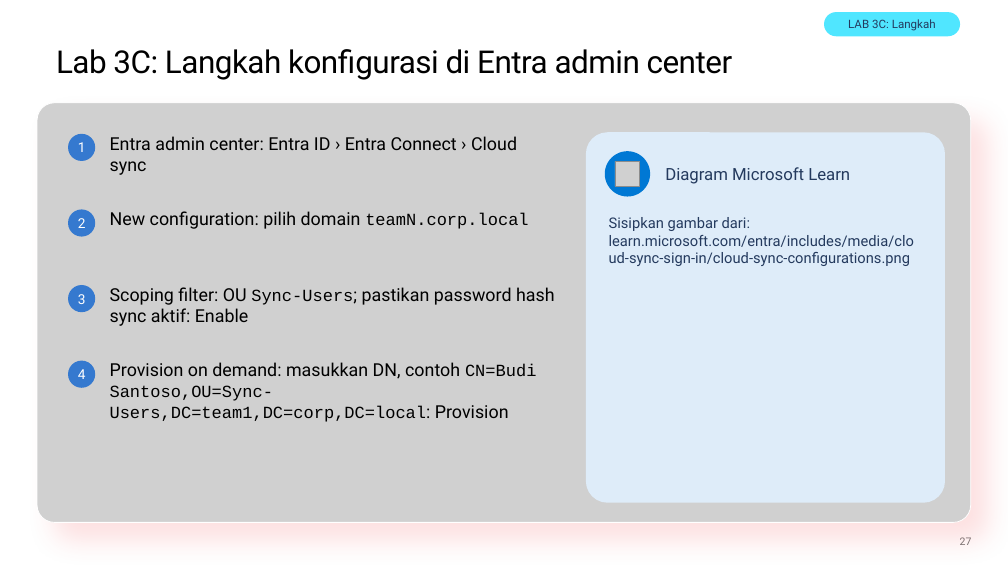
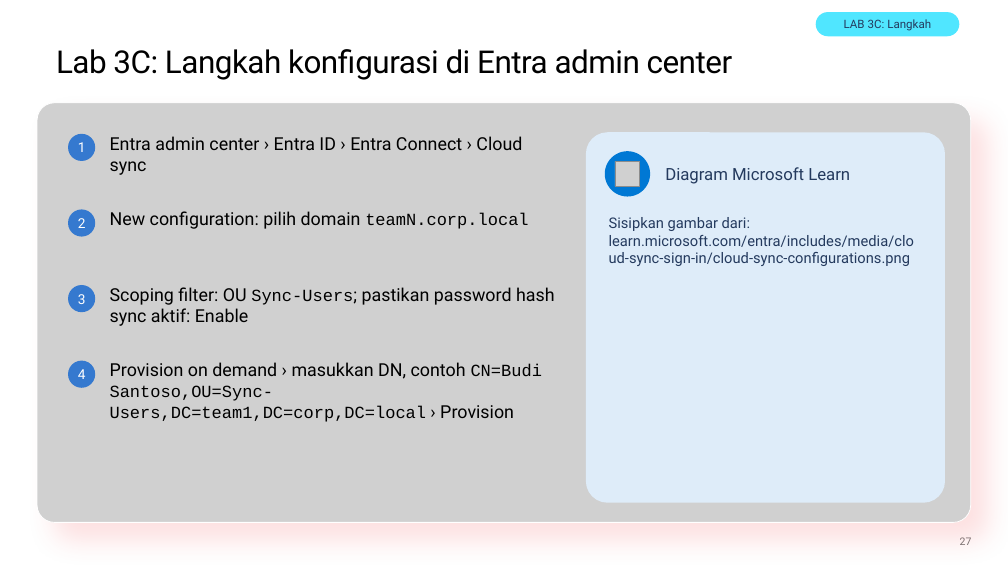
Before and after one commit to medisa-aris/azure-landing-zone-training, a slide deck: slide 27 of slides/pptx/slide_day03_identity-and-network.pptx. Drawn at 1008x567 pixels with LibreOffice and Linux fonts; fonts in the diff are those of the drawing; grey boxes stand for pictures; background and template pictures are left out. Boxes give left, top, right and bottom in pixels: in the first picture for what was removed or moved away, otherwise in the second. Text is boxed around its words. In the diff, an @@ line names an element or a change of style, - is before the commit and + after.

```diff
--- a/slides/pptx/slide_day03_identity-and-network.pptx
+++ b/slides/pptx/slide_day03_identity-and-network.pptx
@@ rounded rectangle "LAB 3C: Langkah": place and size @@
-rounded rectangle "LAB 3C: Langkah" at box(824, 12, 960, 36)
+rounded rectangle "LAB 3C: Langkah" at box(816, 12, 960, 36)
@@ text at box(110, 136, 522, 175): text changed @@
-Entra admin center: Entra ID › Entra Connect › Cloud sync
+Entra admin center › Entra ID › Entra Connect › Cloud sync
@@ text at box(110, 362, 542, 422): text changed @@
-Provision on demand: masukkan DN, contoh CN=Budi Santoso,OU=Sync-Users,DC=team1,DC=corp,DC=local: Provision
+Provision on demand › masukkan DN, contoh CN=Budi Santoso,OU=Sync-Users,DC=team1,DC=corp,DC=local › Provision
```
Also in this commit, not shown: 16 other slides changed, 6 other files.
